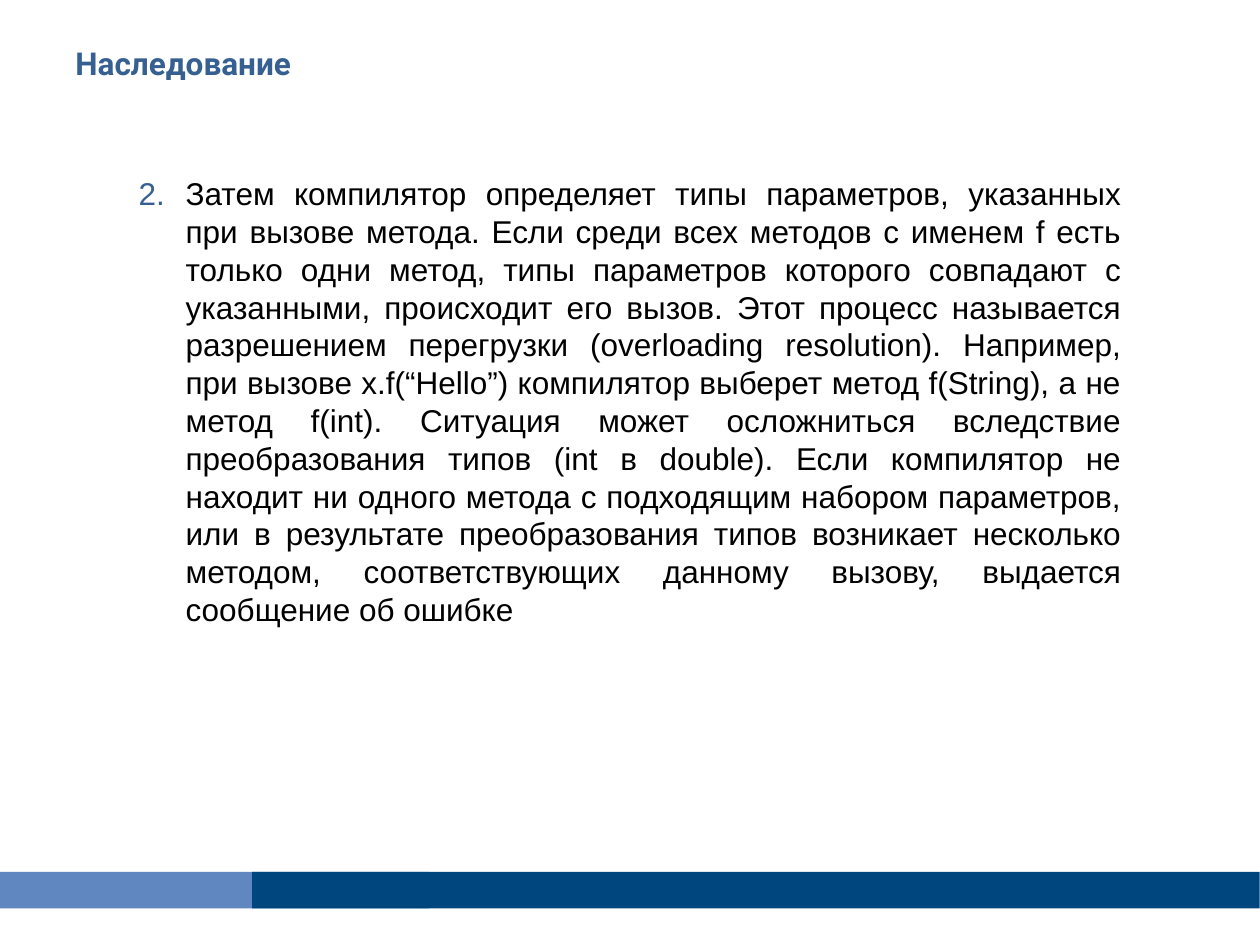
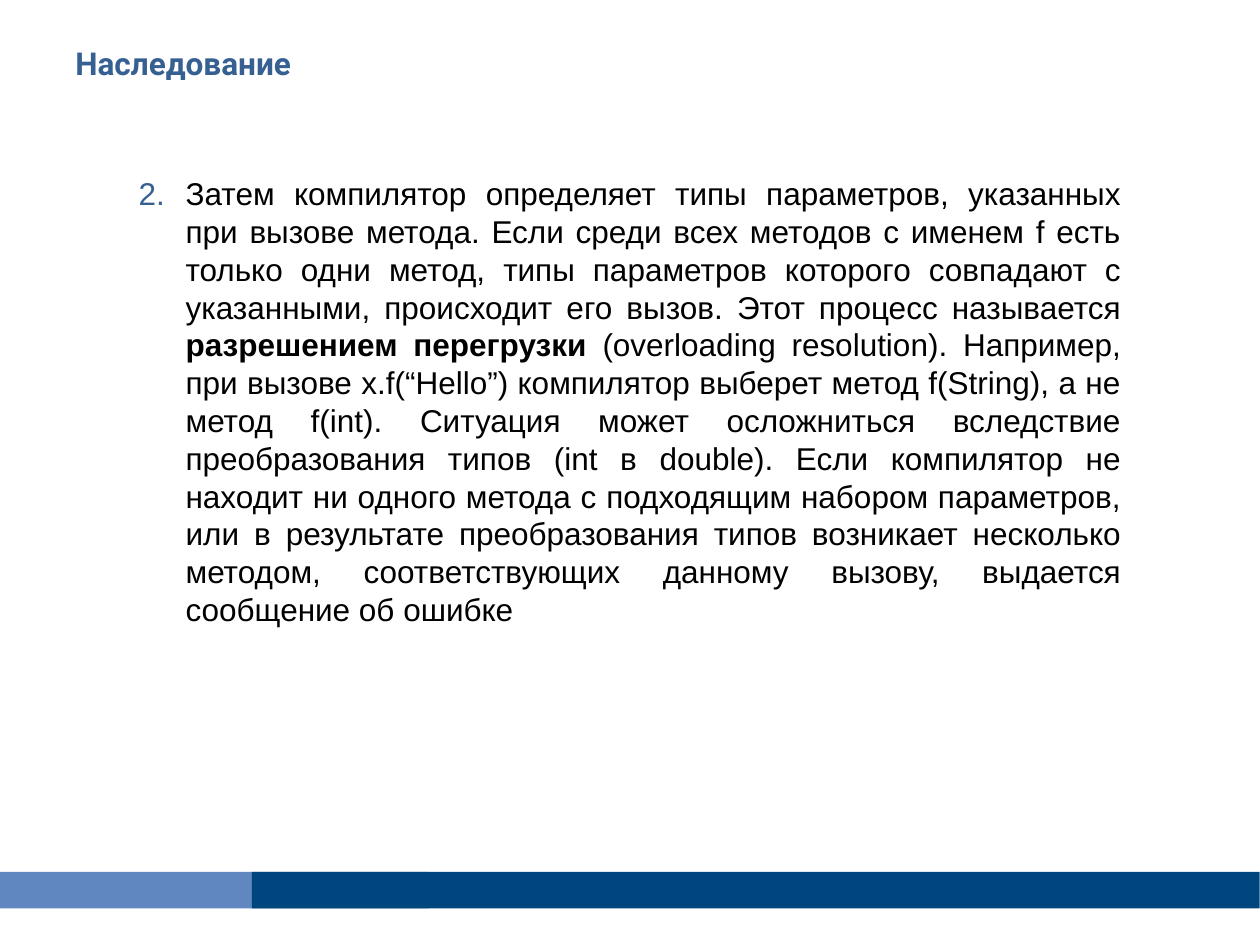
Before and after one commit to Vyacheslav2023/javase0111, a slide deck: slide 90 of presentation/JavaSE106OOP.pptx. Drawn at 1260x945 pixels with LibreOffice and Linux fonts; fonts in the diff are those of the drawing. Boxes give left, top, right and bottom in pixels: in the first picture for what was removed or moved away, otherwise in the second. Text is boxed around its words. In the diff, an @@ line names an element or a change of style, - is before the commit and + after.

```diff
--- a/presentation/JavaSE106OOP.pptx
+++ b/presentation/JavaSE106OOP.pptx
@@ text "Затем компилятор определяет типы параметров, ..." at [186, 183, 1121, 627]: bold on in "разрешением перегрузки" @@
```
Also in this commit, not shown: 14 other slides changed, 34 other files.
